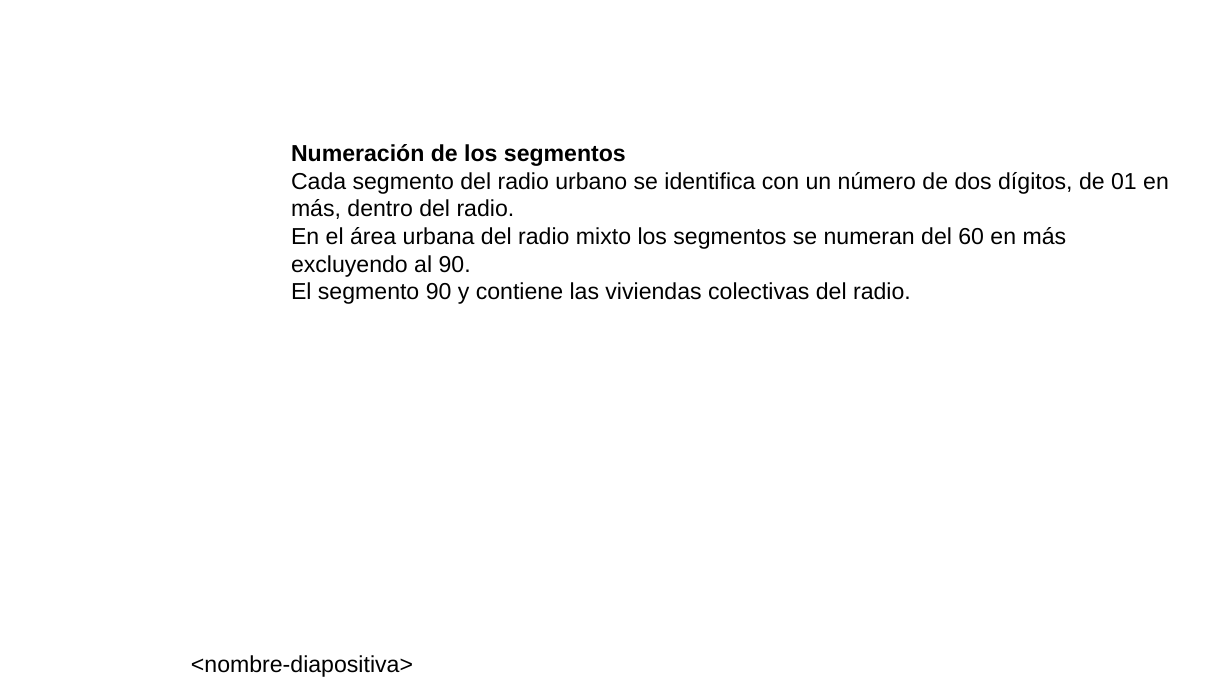
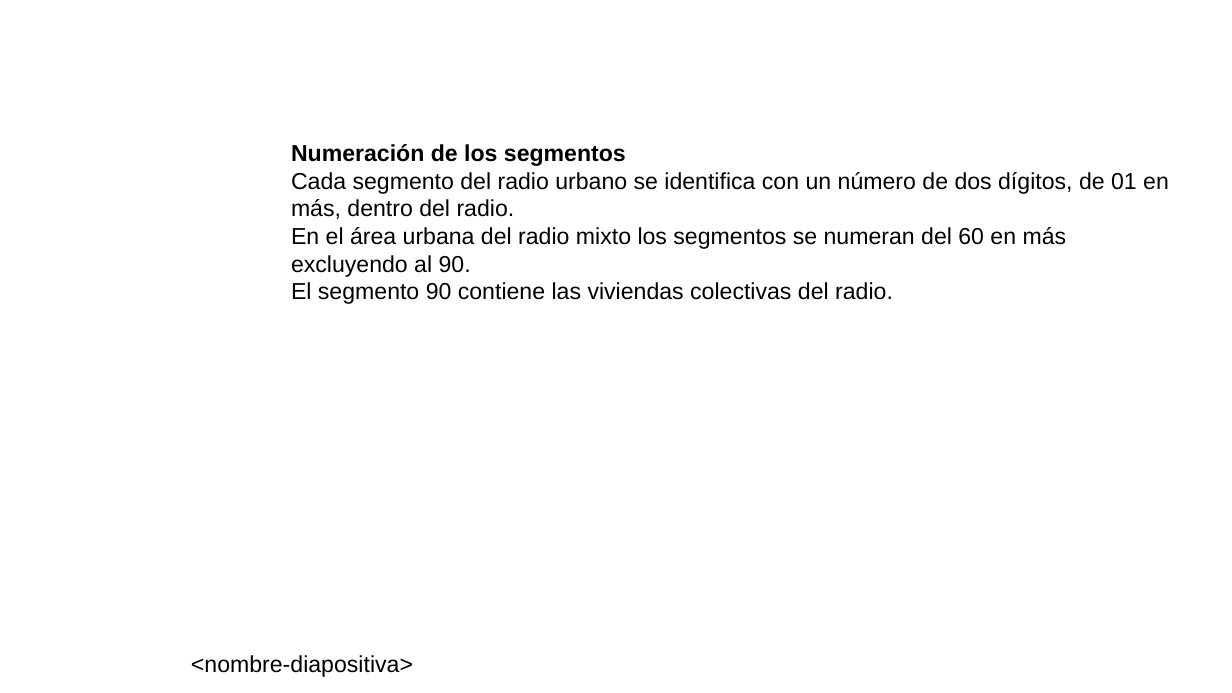
Before and after one commit to neptuso/Charlas, a slide deck: slide 16 of IDERA/segmentos.censo2022.pptx (slide 14 before the commit). Drawn at 1232x693 pixels with LibreOffice and Linux fonts; fonts in the diff are those of the drawing; background and template pictures are left out. Boxes give left, top, right and bottom in pixels: in the first picture for what was removed or moved away, otherwise in the second. Text is boxed around its words. In the diff, an @@ line names an element or a change of style, - is before the commit and + after.

```diff
--- a/IDERA/segmentos.censo2022.pptx
+++ b/IDERA/segmentos.censo2022.pptx
@@ text at [291, 282, 893, 304]: text changed @@
-El segmento 90 y contiene las viviendas colectivas del radio.
+El segmento 90 contiene las viviendas colectivas del radio.
```
Also in this commit, not shown: 5 other slides changed, 8 slides added, 5 slides removed, 2 other files.
